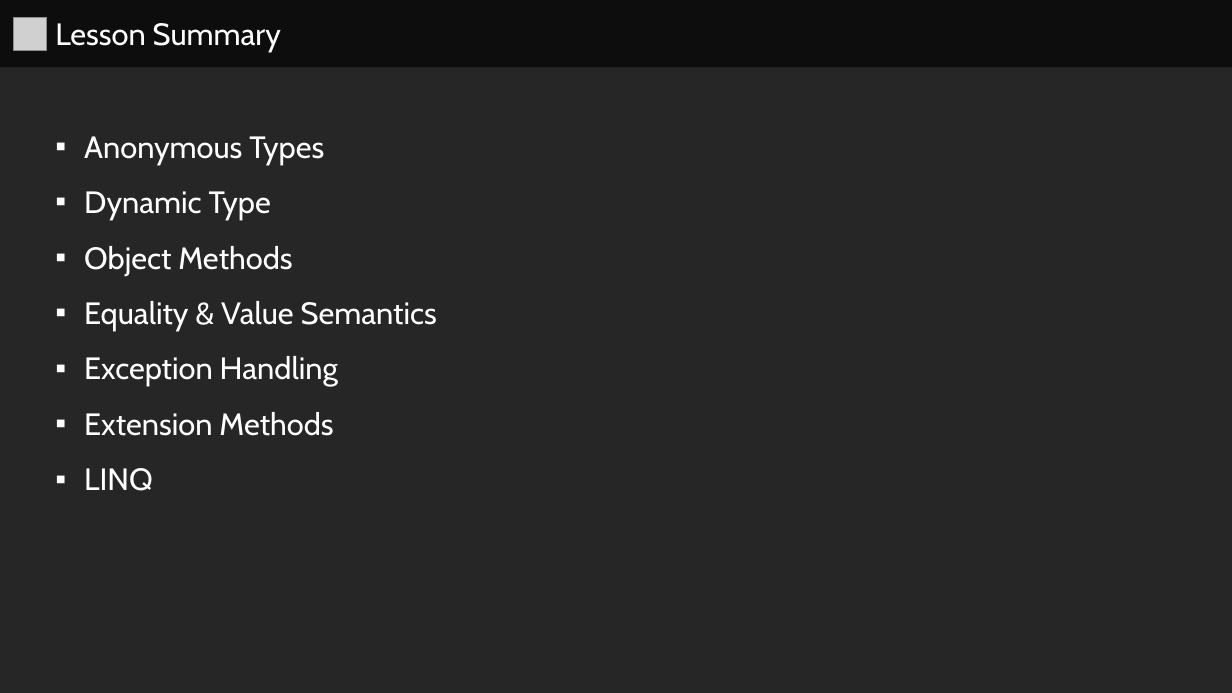
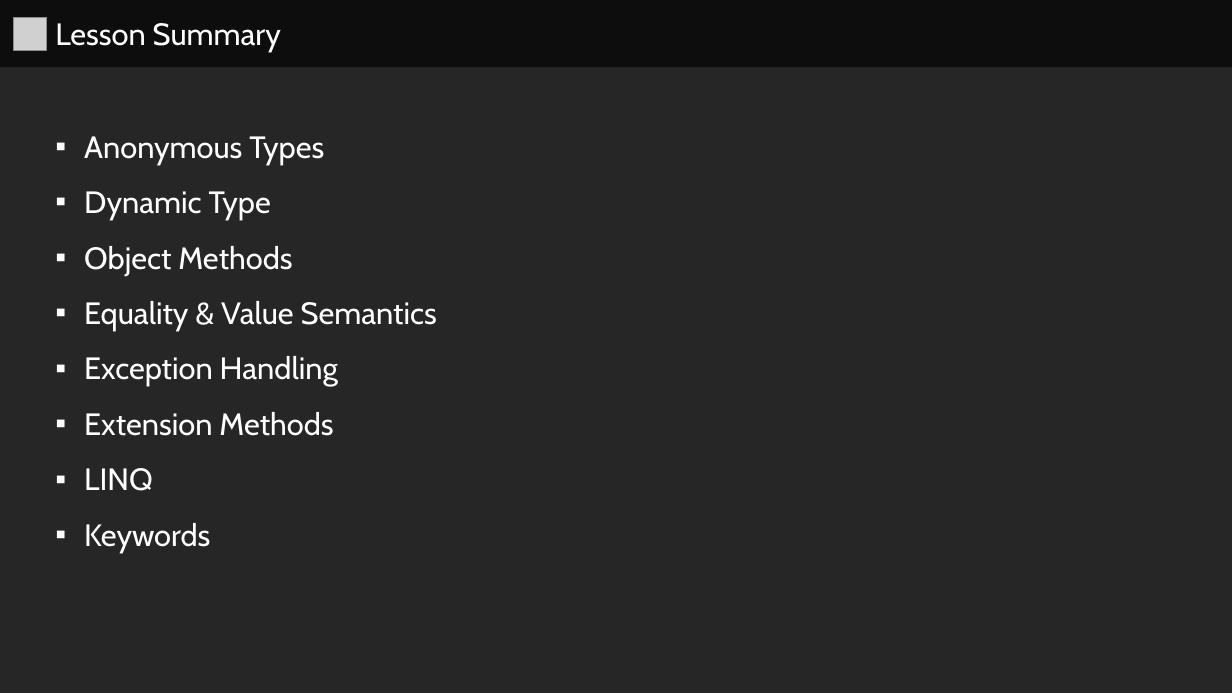
Before and after one commit to series0ne/DotNetFundamentalsWithCSharp, a slide deck: slide 2 of Lesson 6/Lesson 6.pptx. Drawn at 1232x693 pixels with LibreOffice and Linux fonts; fonts in the diff are those of the drawing; grey boxes stand for pictures. Boxes give left, top, right and bottom in pixels: in the first picture for what was removed or moved away, otherwise in the second. Text is boxed around its words. In the diff, an @@ line names an element or a change of style, - is before the commit and + after.

```diff
--- a/Lesson 6/Lesson 6.pptx
+++ b/Lesson 6/Lesson 6.pptx
@@ text in rectangle at [84, 523, 210, 552]: paragraph added @@
+  ▪ Keywords
```
Also in this commit, not shown: 2 other slides changed, 1 slide added, 6 other files.
